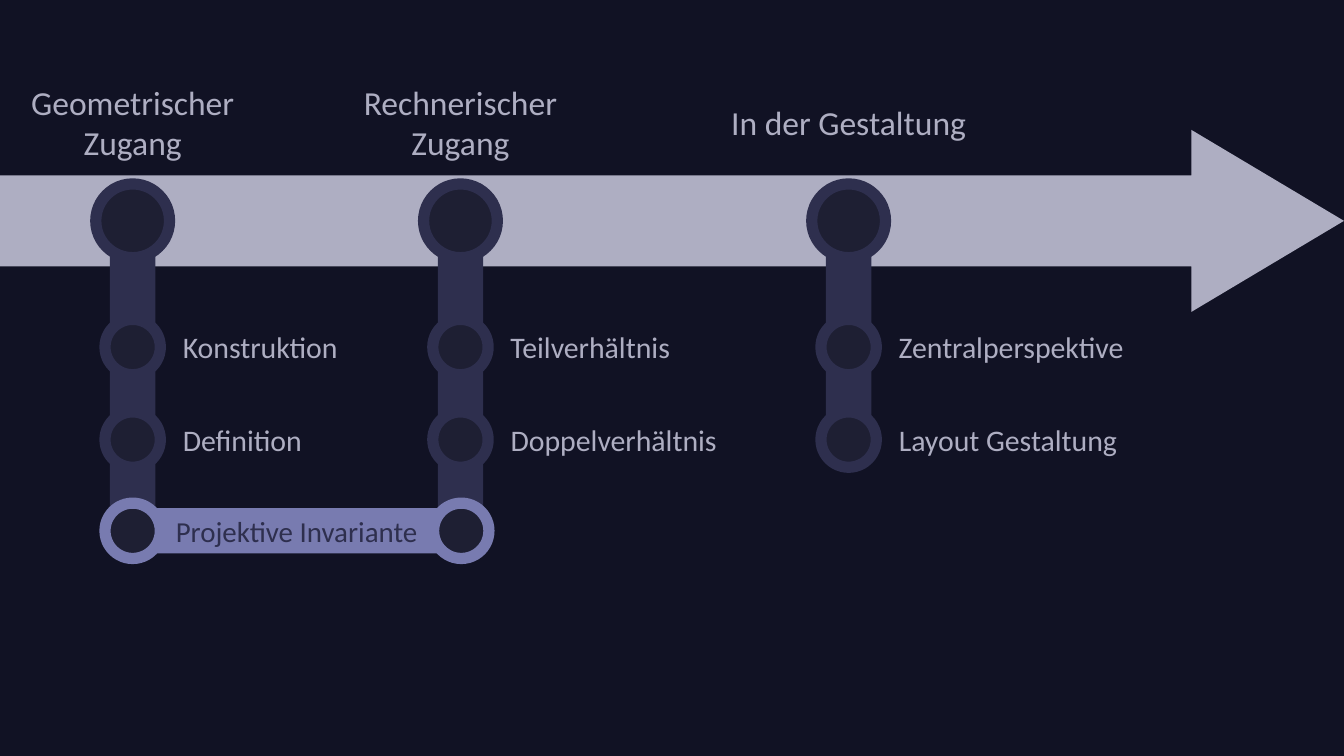
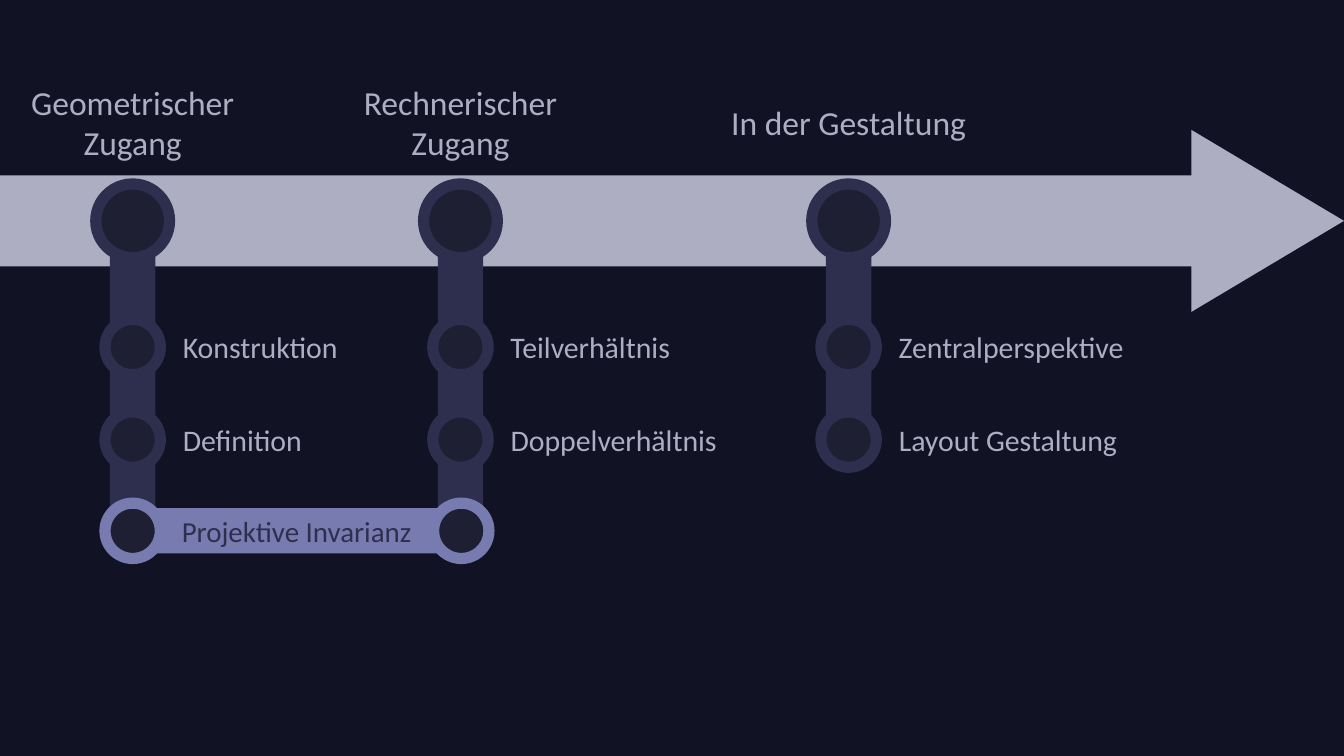
Before and after one commit to nefl1011/Harmonische-Lage, a slide deck: slide 2 of Harmonische Lage.pptx. Drawn at 1344x756 pixels with LibreOffice and Linux fonts; fonts in the diff are those of the drawing. Boxes give left, top, right and bottom in pixels: in the first picture for what was removed or moved away, otherwise in the second. Text is boxed around its words. In the diff, an @@ line names an element or a change of style, - is before the commit and + after.

```diff
--- a/Harmonische Lage.pptx
+++ b/Harmonische Lage.pptx
@@ text at (182,522,412,547): text changed @@
-Projektive Invariante
+Projektive Invarianz
```
Also in this commit, not shown: 9 other slides changed, 7 slides added.
